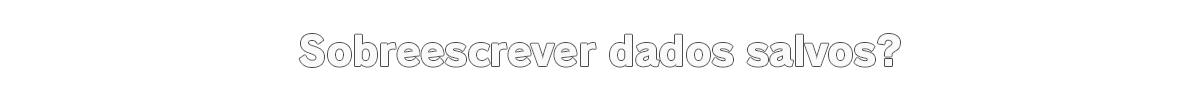
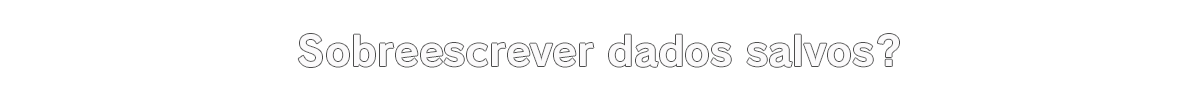
Layer changes from the first 1200px x 100px image to the second:
added layer "Sobreescrever dados salvos? V2" above "Sobreescrever dados salvos?" over [298, 34, 899, 67]
hid "Sobreescrever dados salvos?" over [299, 34, 900, 67]
